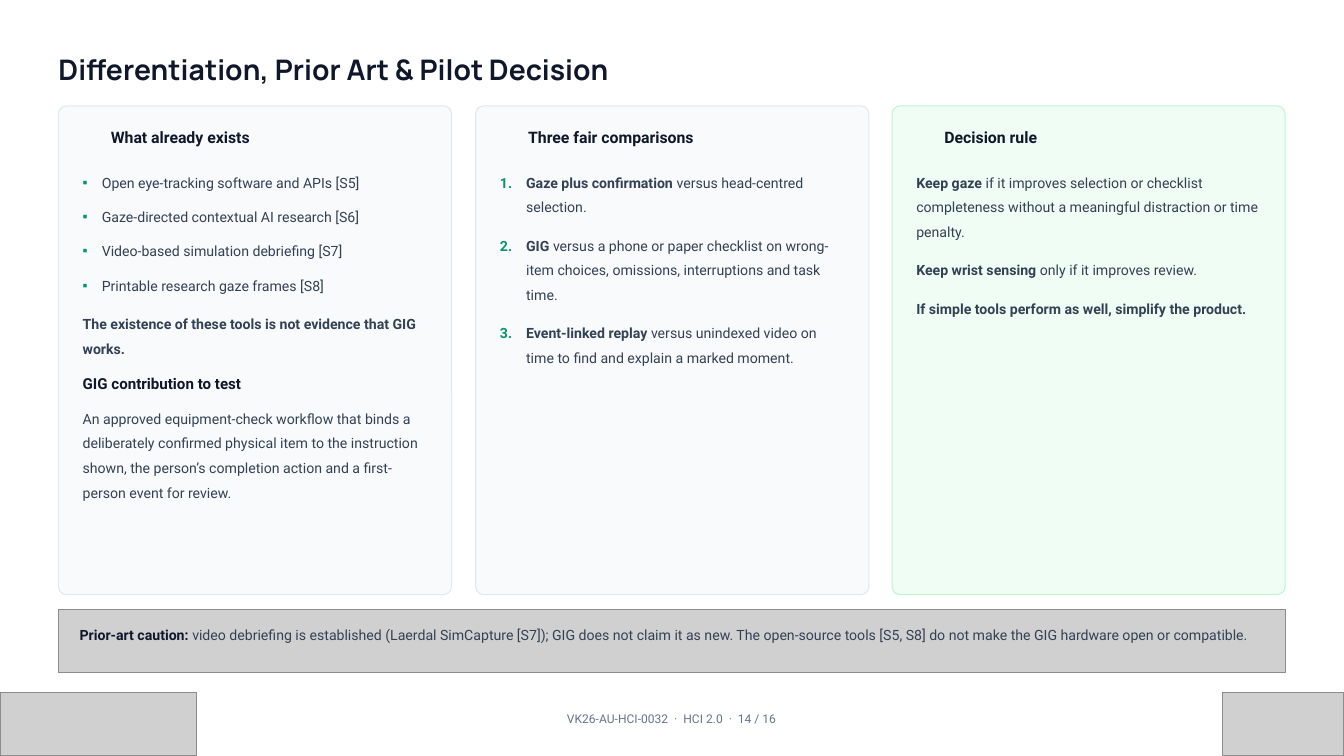
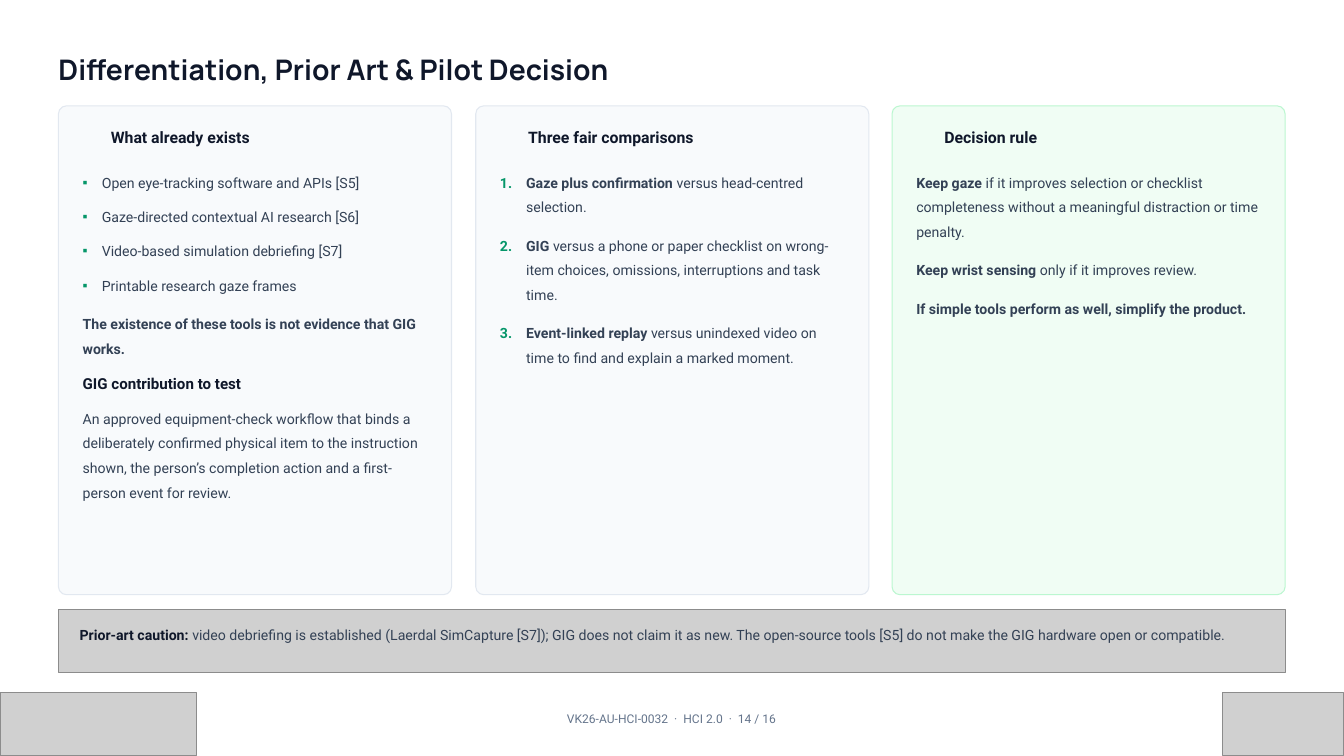
Before and after one commit to labishbardiya/GIG-Assistance-and-Training, a slide deck: slide 14 of presentation/GIG_Stage2_VK26-AU-HCI-0032_Repo_Linked.pptx. Drawn at 1344x756 pixels with LibreOffice and Linux fonts; fonts in the diff are those of the drawing; grey boxes stand for pictures; background and template pictures are left out. Boxes give left, top, right and bottom in pixels: in the first picture for what was removed or moved away, otherwise in the second. Text is boxed around its words. In the diff, an @@ line names an element or a change of style, - is before the commit and + after.

```diff
--- a/presentation/GIG_Stage2_VK26-AU-HCI-0032_Repo_Linked.pptx
+++ b/presentation/GIG_Stage2_VK26-AU-HCI-0032_Repo_Linked.pptx
@@ text at [102, 280, 296, 294]: text changed @@
-▪ Printable research gaze frames [S8]
+▪ Printable research gaze frames
@@ text at [80, 628, 1225, 643]: text changed @@
-Prior-art caution: video debriefing is established (Laerdal SimCapture [S7]); GIG does not claim it as new. The open-source tools [S5, S8] do not make the GIG hardware open or compatible.
+Prior-art caution: video debriefing is established (Laerdal SimCapture [S7]); GIG does not claim it as new. The open-source tools [S5] do not make the GIG hardware open or compatible.
```
Also in this commit, not shown: 1 other slide changed.
